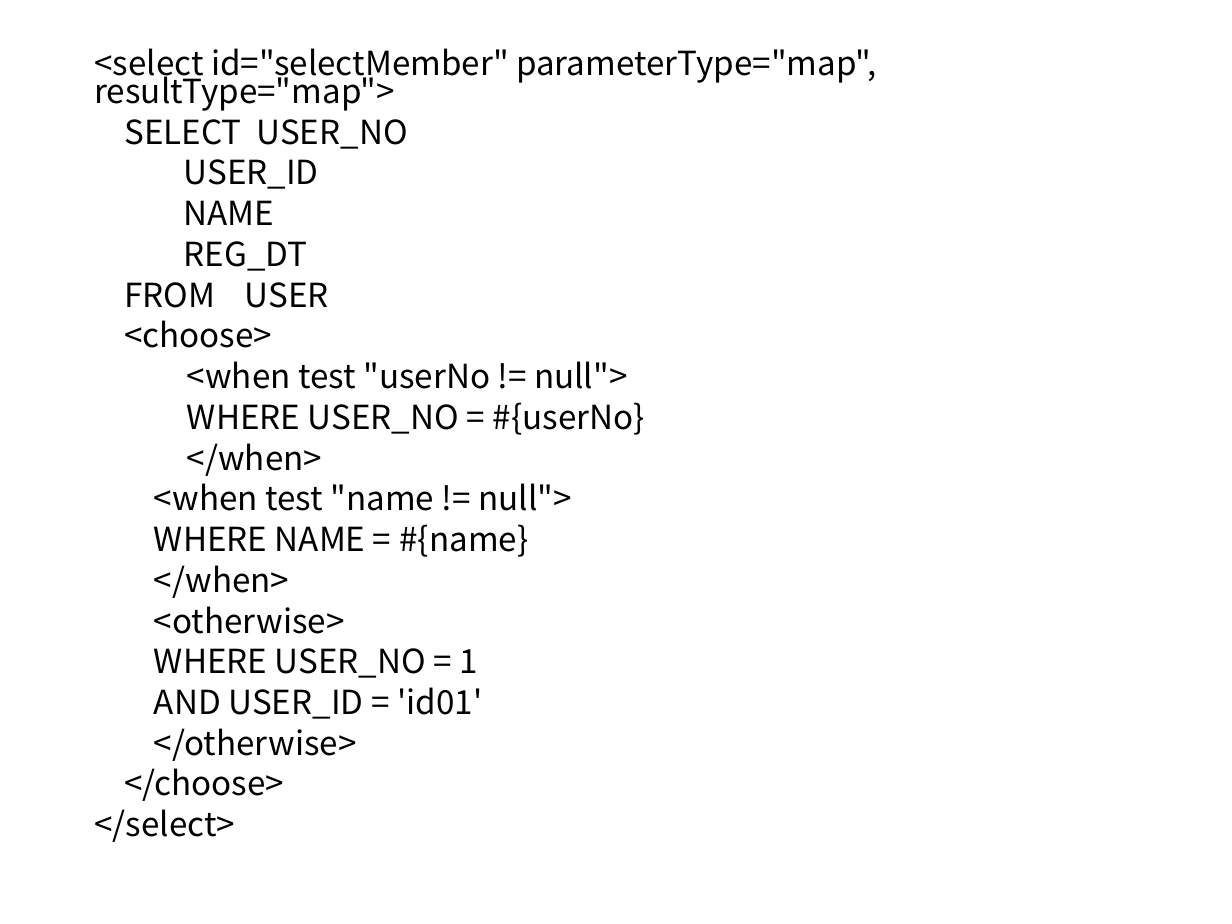
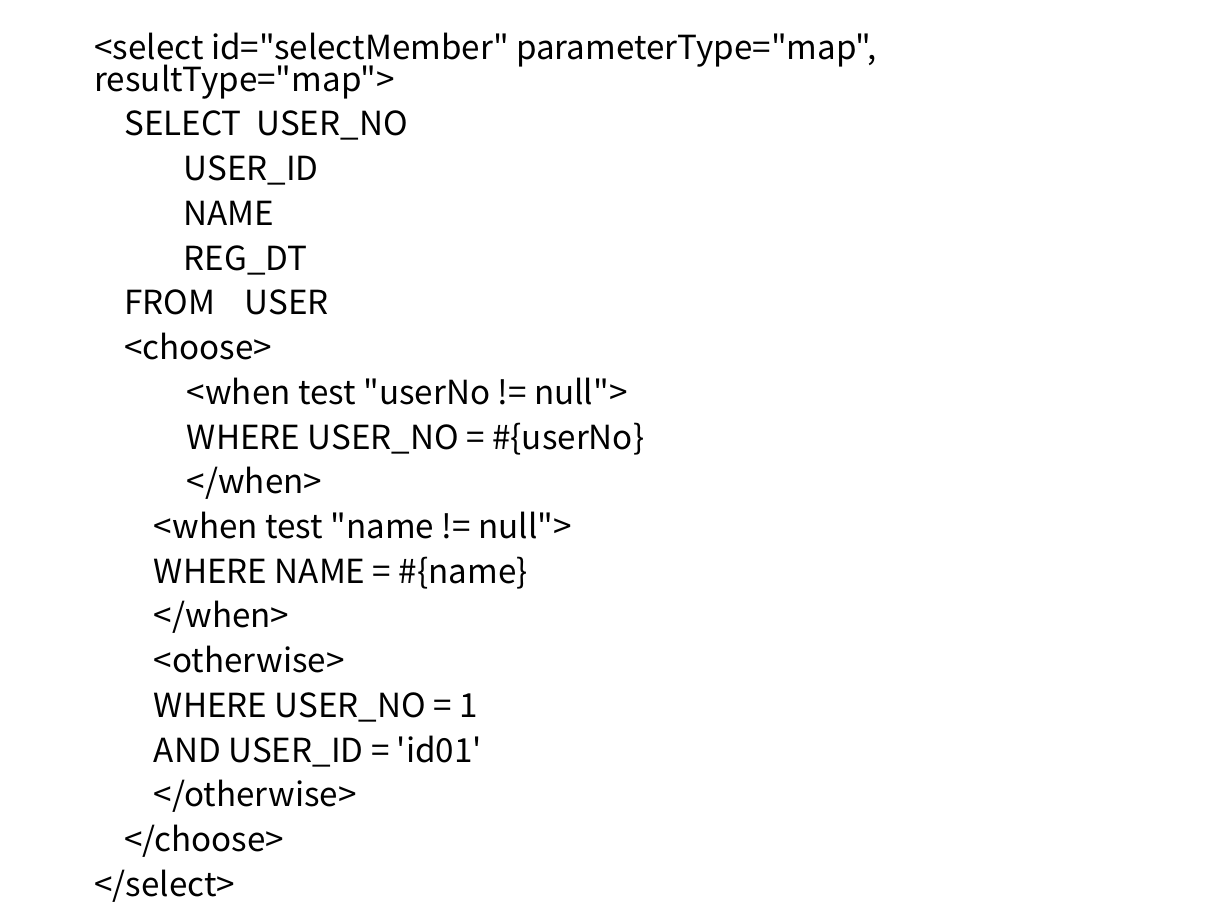
Before and after one commit to itrecipe/Web_Study_ez, a slide deck: slide 122 of spring - 학습자료/PART3.pptx. Drawn at 1232x924 pixels with LibreOffice and Linux fonts; fonts in the diff are those of the drawing. Boxes give left, top, right and bottom in pixels: in the first picture for what was removed or moved away, otherwise in the second. Text is boxed around its words. In the diff, an @@ line names an element or a change of style, - is before the commit and + after.

```diff
--- a/spring - 학습자료/PART3.pptx
+++ b/spring - 학습자료/PART3.pptx
@@ text "<select id="selectMember" parameterType="map", resultType="m ..." moved from (x1=94, y1=48, x2=876, y2=842) to (x1=94, y1=32, x2=876, y2=902) @@
@@ text "<select id="selectMember" parameterType="map", resultType="m ..." at (x1=94, y1=32, x2=876, y2=902): line spacing 0.7 to 0.8 @@
```
Also in this commit, not shown: 7 other slides changed.
